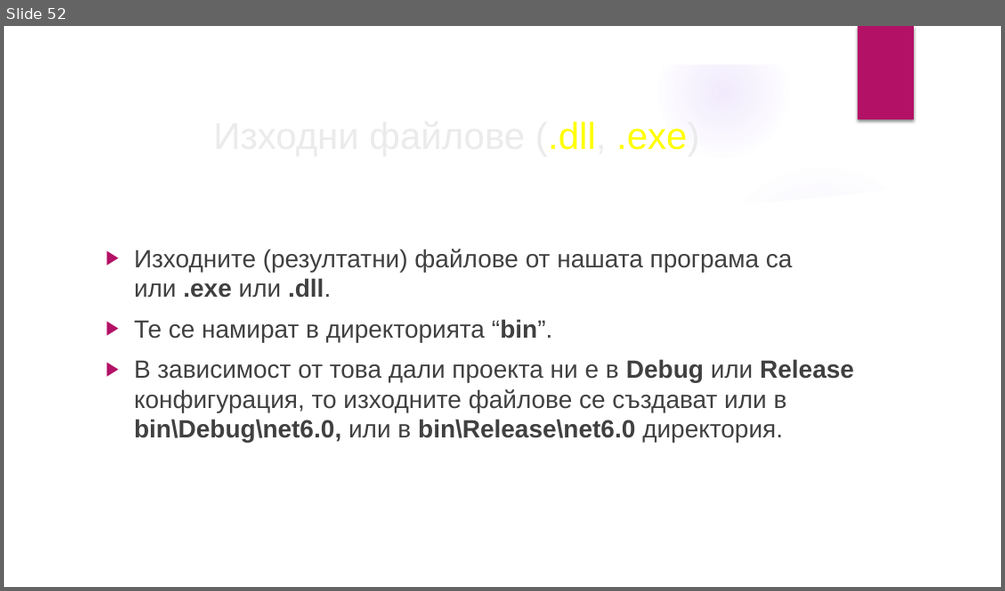
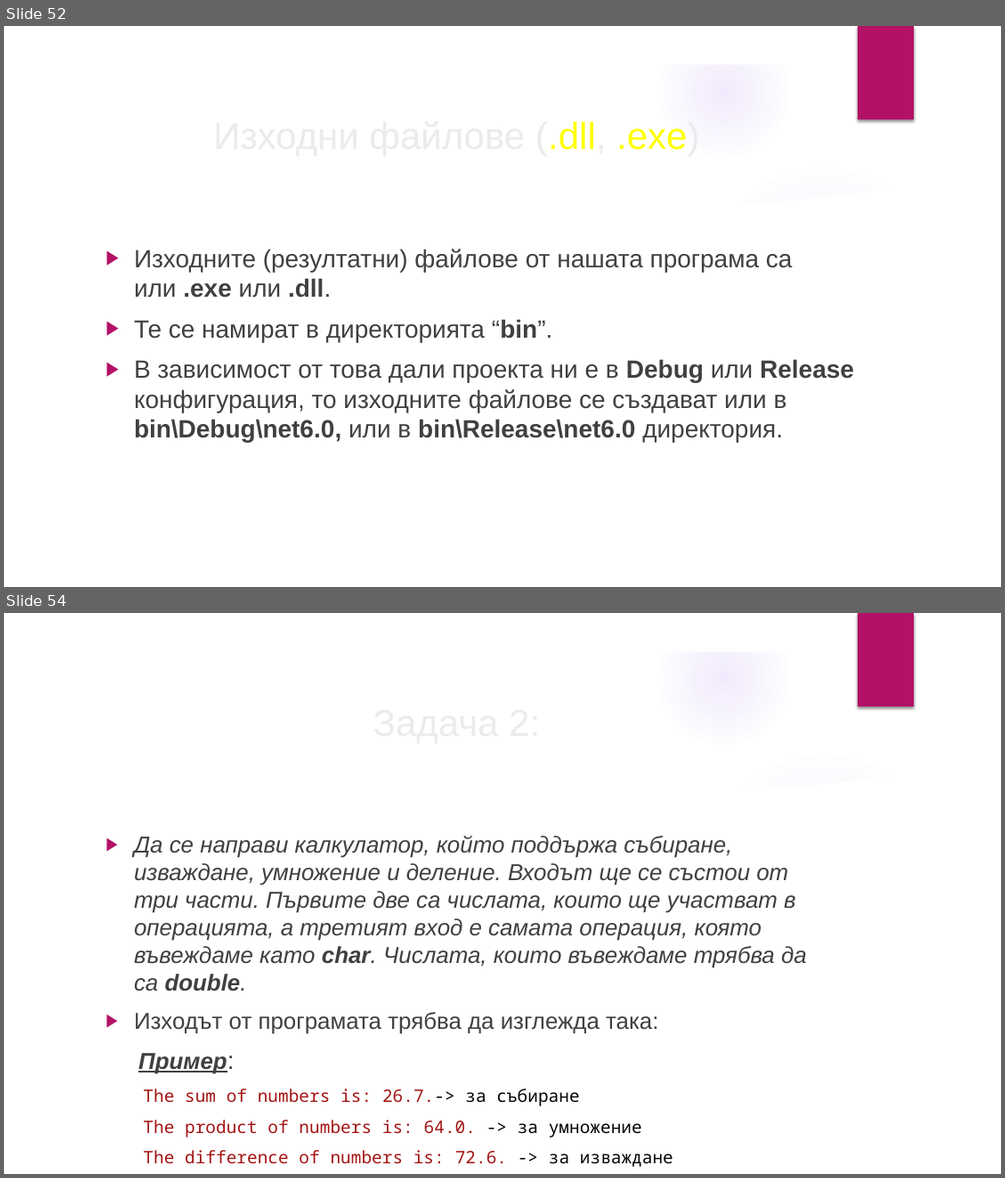
Before and after one commit to velizar92/CSharp-Programming-Presentations, a slide deck: C# Basics.pptx. Shown one above the other, each under a label of ours: slide 52 before the commit, slides 52 and 54 after it; the slides between them are not shown. The pictures are 1005x591 and 1005x1178 pixels, drawn with LibreOffice and Linux fonts; fonts in the diff are those of the drawing; background and template pictures are left out. Boxes give left, top, right and bottom in pixels: in the first picture for what was removed or moved away, otherwise in the second. Text is boxed around its words. In the diff, an @@ line names an element or a change of style, - is before the commit and + after.

```diff
--- a/C# Basics.pptx
+++ b/C# Basics.pptx
@@ slide 54 added at box(4, 613, 1001, 1174), background picture (left out); not listed: 9 template elements that a slide beside it also shows @@
@@ title added at box(98, 692, 815, 750), 36 pt, text #EBEBEB @@
+Задача 2:
@@ text added at box(134, 835, 807, 1167), 22.2 pt, text #404040, italic @@
+▶ Да се направи калкулатор, който поддържа събиране, изваждане, умножение и деление. Входът ще се състои от три части. Първите две са числата, които ще участват в операцията, а третият вход е самата операция, която въвеждаме като char. Числата, които въвеждаме трябва да са double.
+▶ Изходът от програмата трябва да изглежда така:
+  Пример:
+  The sum of numbers is: 26.7.-> за събиране
+  The product of numbers is: 64.0. -> за умножение
+  The difference of numbers is: 72.6. -> за изваждане
+  The division of numbers is: 5.2. -> за деление
```
Also in this commit, not shown: 5 other slides added.
